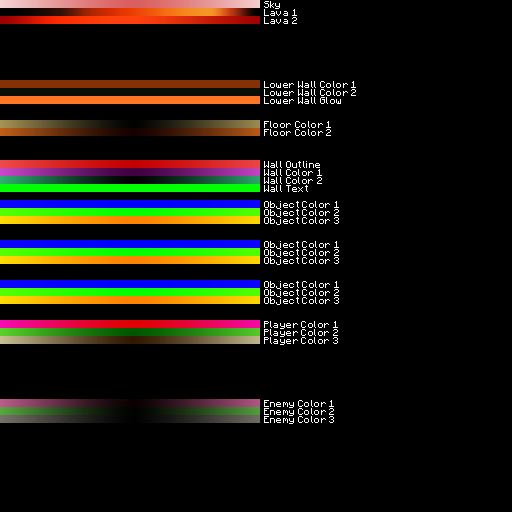
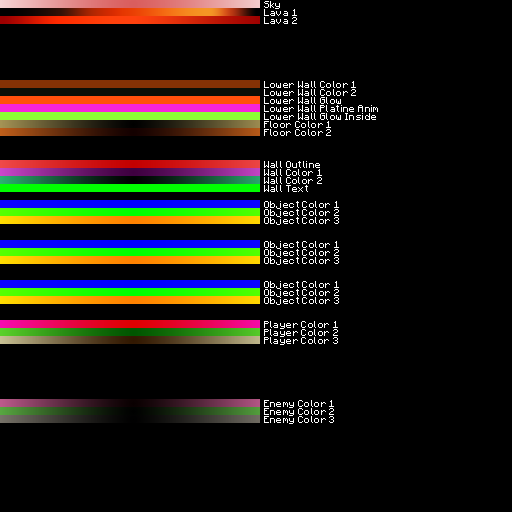
Two versions of the same layered image (512×512). Layer-by-layer changes:
painted on "Rectangle 1 copy 2" (2nd of 8, in "Lower Wall") over [left=0, top=96, right=260, bottom=104]
added layer "Lower Wall Platine Anim" in group "Lower Wall" over [left=264, top=105, right=378, bottom=112]
added layer "Rectangle 1 copy 6" in group "Lower Wall" over [left=0, top=104, right=260, bottom=112]
added layer "Lower Wall Glow Inside" in group "Lower Wall" over [left=264, top=113, right=376, bottom=120]
added layer "Rectangle 1 copy 7" in group "Lower Wall" over [left=0, top=112, right=260, bottom=120]
